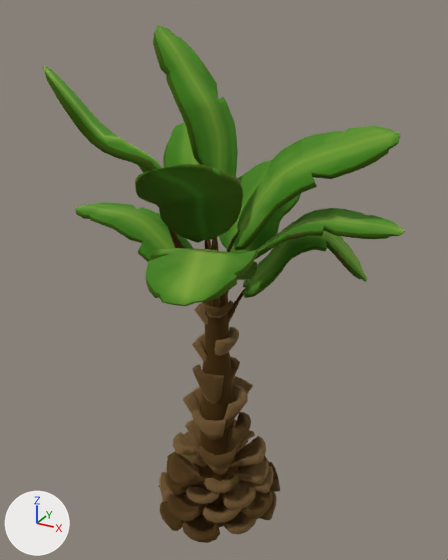
A saved change to the FBX model Assets/3DModels/Spring/Karine/Assets/BananaTree.fbx.
Before and after are seen from a 50 mm camera at (2.8, -4.94, 5.46) aimed at (0.08, 0.01, 2.98). The lights are fixed; the arrows at lower left show +X, +Y and +Z. The older version comes first. Where no turn or scale is listed for an object, it has been applied to the vertices.

The scene before the commit, as lines of its bpy script (objects in view):
```python
mat_veraomat = principled_material('VeraoMat')
mat_veraomat.texture = img_veraomat_png
mat_veraomat.metallic = 1.0
mat_veraomat.roughness = 1.0
me_bananatree = bpy.data.meshes.new('BananaTree')
me_bananatree.from_pydata(...)  # 3283 vertices, 2880 faces; spans x -1.73..1.73, y -1.97..1.57, z 0.0..5.31
me_bananatree.materials.append(mat_veraomat)  # picture img_veraomat_png
ob_bananatree = bpy.data.objects.new('BananaTree', me_bananatree)
ob_bananatree.location = (0.0, 0.0, 0.0)
```
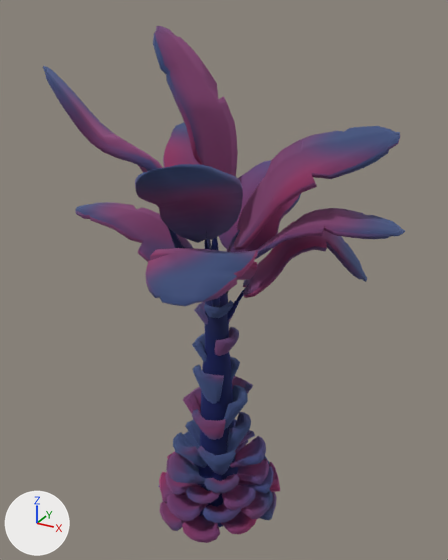
Where the newer file only moved an object's origin or applied its transform, the numbers keep the older frame.

The change, as a diff of the scene's bpy script:
```diff
--- a/Assets/3DModels/Spring/Karine/Assets/BananaTree.fbx.py
+++ b/Assets/3DModels/Spring/Karine/Assets/BananaTree.fbx.py
@@ img_veraomat2_png @@
+img_veraomat2_png = load_image('VeraoMat2.png', '../Material/Texturas/VeraoMat2.png', 1024, 1024, 'sRGB')
@@ mat_veraomat @@
 mat_veraomat = principled_material('VeraoMat')
-mat_veraomat.texture = img_veraomat_png
+mat_veraomat.texture = img_veraomat2_png
 mat_veraomat.metallic = 1.0
@@ me_bananatree @@
 me_bananatree.from_pydata(...)  # 3283 vertices, 2880 faces; spans x -1.73..1.73, y -1.97..1.57, z 0.0..5.31
 # used by ob_bananatree; location = (0.0, 0.0, 0.0)
+# me_bananatree part 1: texture (UV) coordinates of 2880 of 2880 faces, centred in x -1.73..1.72, y -1.97..1.56, z 0.06..5.3, changed; they spanned u 0.02..0.39, v 0.02..0.36 and now span u 0.01..0.46, v 0.58..1.0
 me_bananatree.materials.append(mat_veraomat)
```

What differs and where, as boxes (x1, y1, x2, y2) in the pictures (448 x 560 px):
'BananaTree', surface changed: (43, 26, 405, 543) in both
